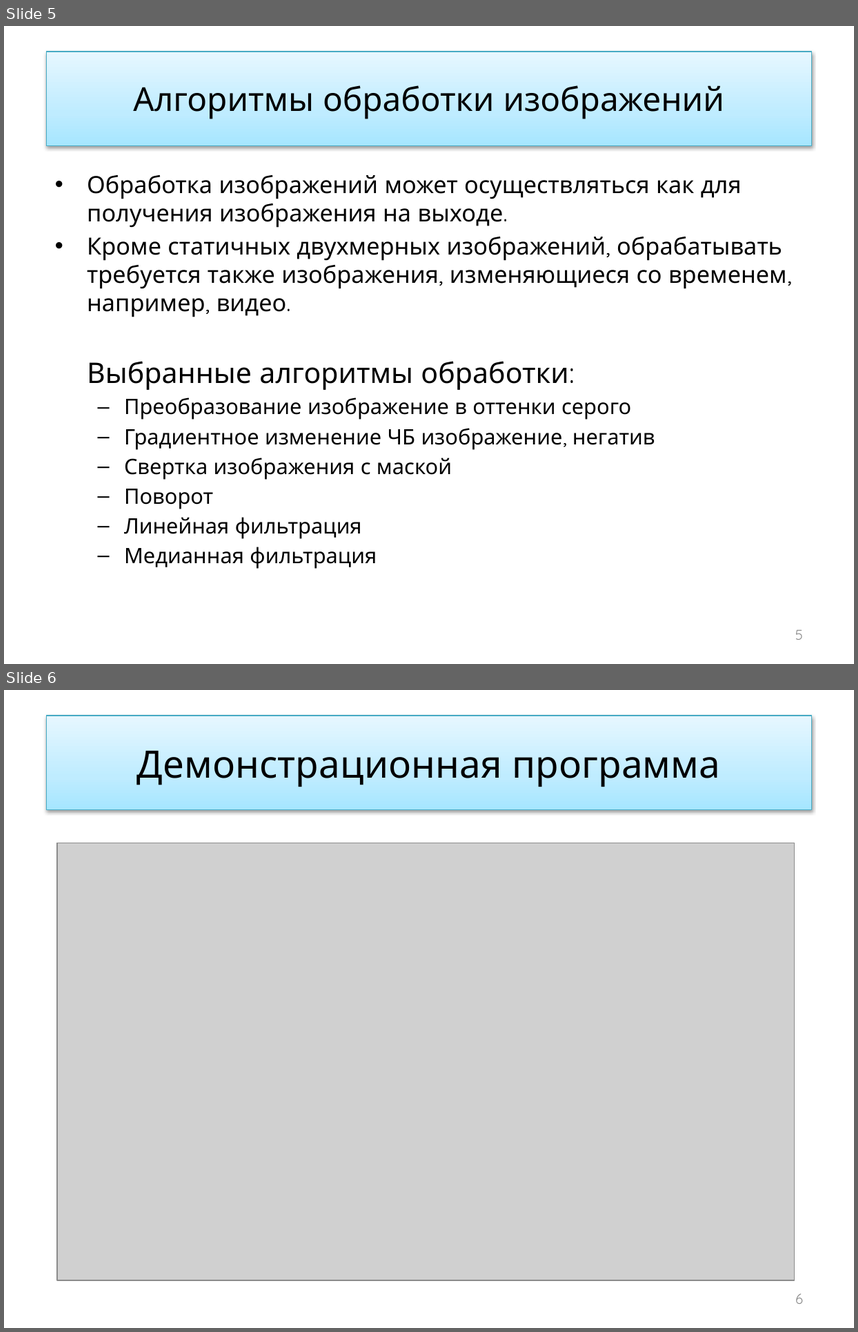
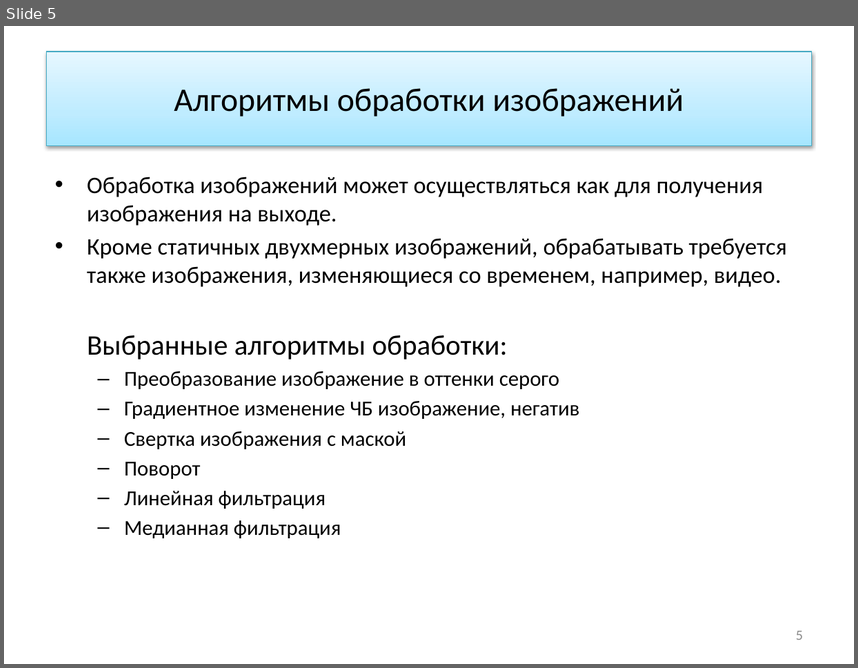
Before and after one commit to ustadenis/OpenCLImageFilter, a slide deck: Diplom/Презентация.pptx. Shown one above the other, each under a label of ours: slides 5 and 6 before the commit, slide 5 after it. The pictures are 858x1332 and 858x668 pixels, drawn with LibreOffice and Linux fonts; fonts in the diff are those of the drawing; grey boxes stand for pictures. Boxes give left, top, right and bottom in pixels: in the first picture for what was removed or moved away, otherwise in the second. Text is boxed around its words. In the diff, an @@ line names an element or a change of style, - is before the commit and + after.

```diff
--- a/Diplom/Презентация.pptx
+++ b/Diplom/Презентация.pptx
@@ slide 6 removed at box(4, 690, 854, 1328), background #FFFFFF @@
@@ title removed at box(47, 716, 811, 810) @@
-Демонстрационная программа
@@ picture removed at box(56, 843, 794, 1280) @@
@@ page number removed at box(795, 1293, 803, 1303) @@
-6
@@ slide 5 changed as well @@
@@ font Quicksand to Calibri in 3 elements at box(47, 52, 811, 146), box(87, 176, 787, 538), box(796, 630, 803, 639) @@
```
Also in this commit, not shown: 4 other slides changed, 2 slides added, 3 other slides removed, 1 other file.
